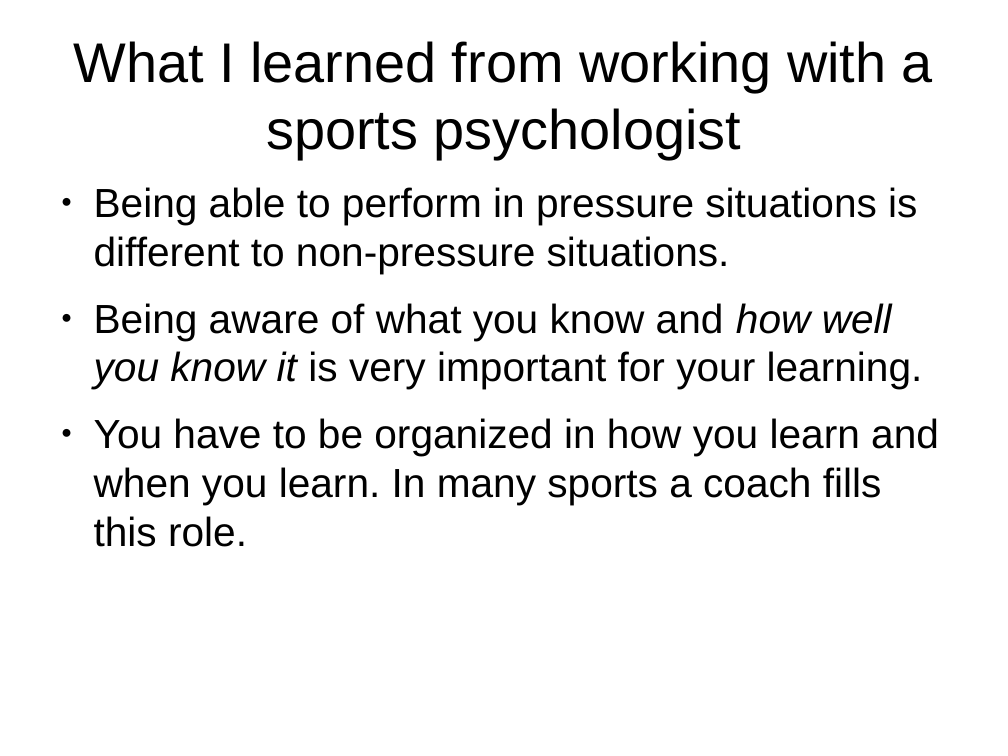
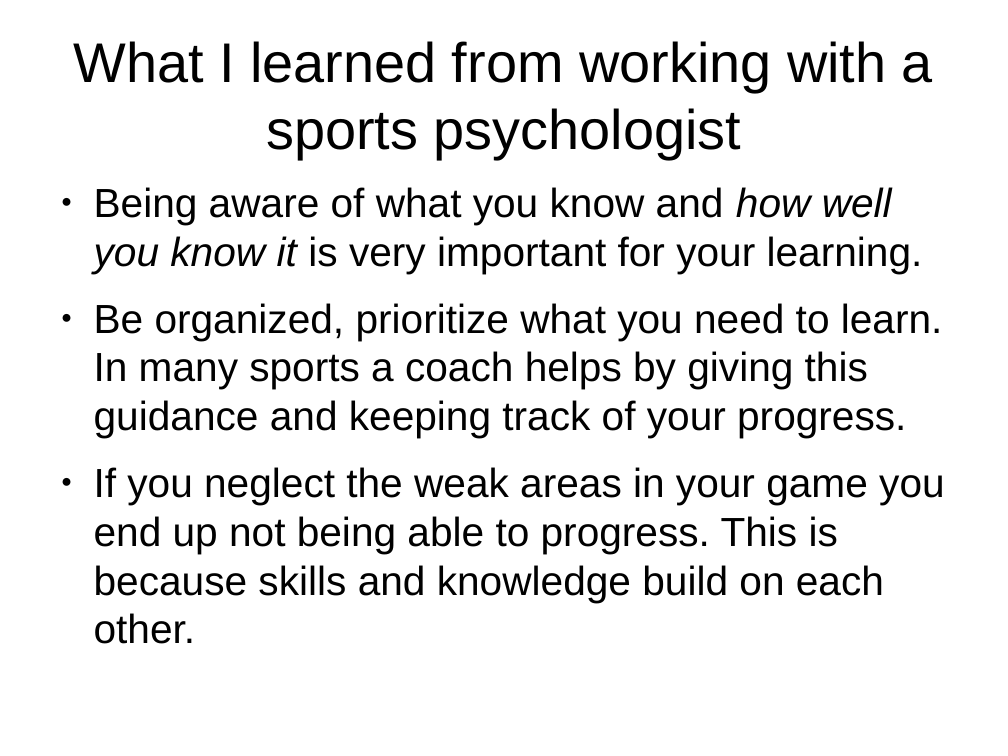
Before and after one commit to shuttle1987/CompCon2016, a slide deck: slide 4 of Slides.odp. Drawn at 1008x756 pixels with LibreOffice and Linux fonts; fonts in the diff are those of the drawing. Boxes give left, top, right and bottom in pixels: in the first picture for what was removed or moved away, otherwise in the second. Text is boxed around its words. In the diff, an @@ line names an element or a change of style, - is before the commit and + after.

Commit message:
Updated slides

```diff
--- a/Slides.odp
+++ b/Slides.odp
@@ text at (x1=94, y1=187, x2=917, y2=274): paragraph removed @@
-● Being able to perform in pressure situations is different to non-pressure situations.
@@ text at (x1=94, y1=303, x2=945, y2=602): text changed @@
-● You have to be organized in how you learn and when you learn. In many sports a coach fills this role.
+● Be organized, prioritize what you need to learn. In many sports a coach helps by giving this guidance and keeping track of your progress.
+● If you neglect the weak areas in your game you end up not being able to progress. This is because skills and knowledge build on each other.
```
Also in this commit, not shown: 8 other slides changed, 6 slides added, 1 slide removed.
